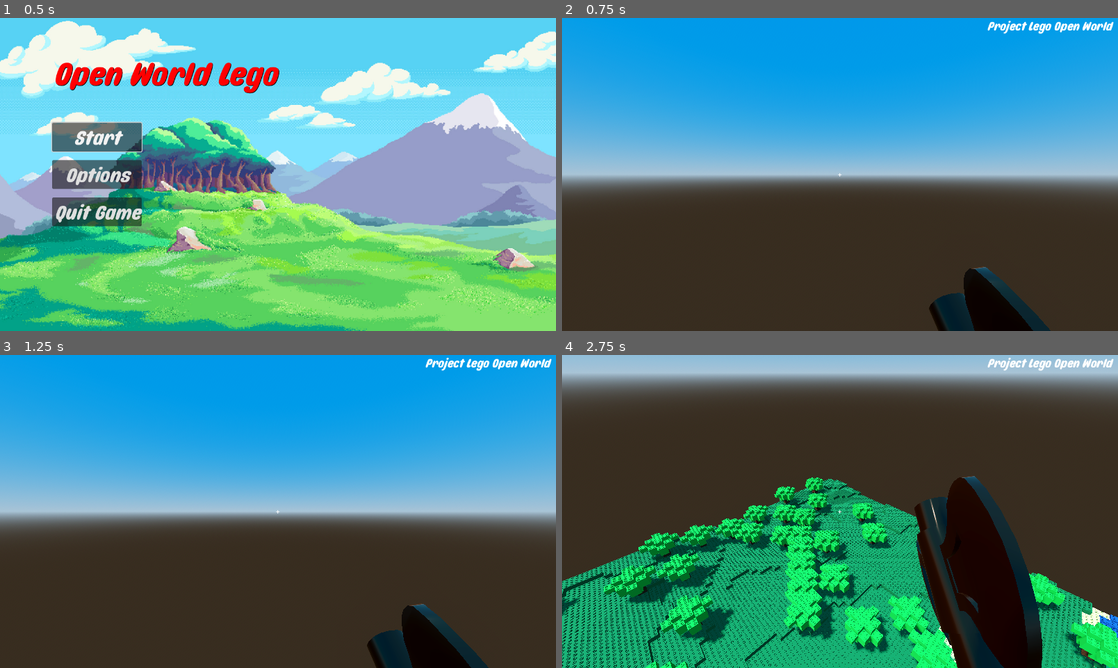
Above: before the commit, frames 1-4 (two rows, left to right).
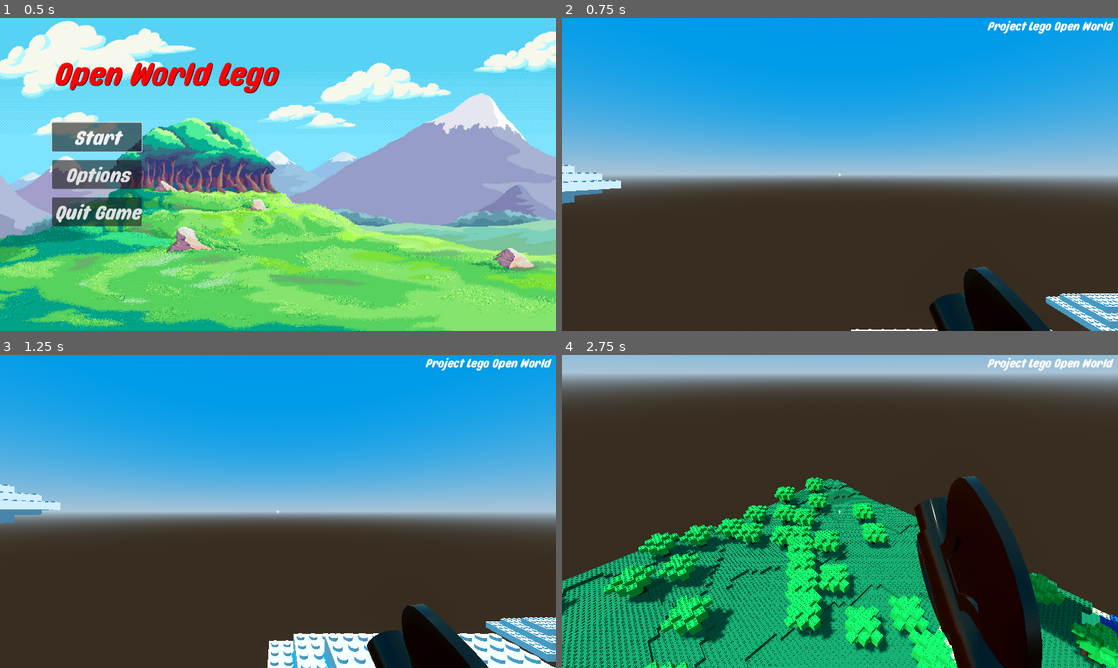
Above: after the commit, the same moments.

Repository: AlbinHorlaville/open-world-lego
Game: Godot game, scene res://menu/FirstMenu/main_menu.tscn
Two runs of this game, one before a commit and one after it. Both use one fixed random seed, a clock stepped at 60 frames per second and the inputs below.
Inputs (mouse positions are in pixels of both pictures, inside the frame that each line leads up to):
- Up to frame 1 (0.5 s): no input
- Up to frame 2 (0.75 s): click "Start" at 0.5 s
- Up to frame 3 (1.25 s): no input
- Up to frame 4 (2.75 s): move the mouse to (867, 511) at 1.27 s; hold Z (move_forward) from 1.28 s (still down); tap Space (jump) at 1.52, 2.27 s; move the mouse to (812, 511) at 2.02 s

Frame 1 is identical in both runs. In frame 2, 1.9% of the frame differs, in the area x 0-100%, y 46-100%; in frame 3, 4.8%, in the area x 0-100%, y 41-100%; in frame 4, 1.8%.
Error before the commit: Cannot call method 'add_child' on a null value. (res://levels/main.gd:93)

Commit message:
Bug Fix : Node Sky in Main was missing

Diff:
--- a/OpenWorldLego/levels/main.tscn
+++ b/OpenWorldLego/levels/main.tscn
@@ -52,4 +52,6 @@
 transform = Transform3D(-0.866024, -0.433016, 0.250001, 0, 0.499998, 0.866027, -0.500003, 0.749999, -0.43301, 0, 0, 0)
 shadow_enabled = true
 
+[node name="Sky" type="Node" parent="."]
+
 [editable path="Player"]
Not shown: 1 places in OpenWorldLego/levels/main.tscn that only renumber resources
